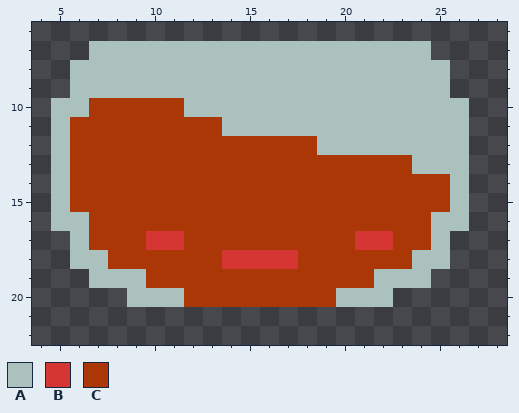
Edited in one commit: pixel-art sprite (packages/nouns-img-permutator/assets/layer-3/head-wine.png). The picture above was drawn from the file before the commit.
The file is 32x32 pixels. Shown: x 4..28, y 6..22.
Palette (. is transparent): A #abc1be  B #d53633  C #ab3606
Pixels before, first column x 5:
 7 ..AAAAAAAAAAAAAAAAAA..
 8 .AAAAAAAAAAAAAAAAAAAA.
 9 .AAAAAAAAAAAAAAAAAAAA.
10 AACCCCCAAAAAAAAAAAAAAA
11 ACCCCCCCCAAAAAAAAAAAAA
12 ACCCCCCCCCCCCCAAAAAAAA
13 ACCCCCCCCCCCCCCCCCCAAA
14 ACCCCCCCCCCCCCCCCCCCCA
15 ACCCCCCCCCCCCCCCCCCCCA
16 AACCCCCCCCCCCCCCCCCCAA
17 .ACCCBBCCCCCCCCCBBCCA.
18 .AACCCCCCBBBBCCCCCCAA.
19 ..AAACCCCCCCCCCCCAAA..
20 ....AAACCCCCCCCAAA....
Now the later version:
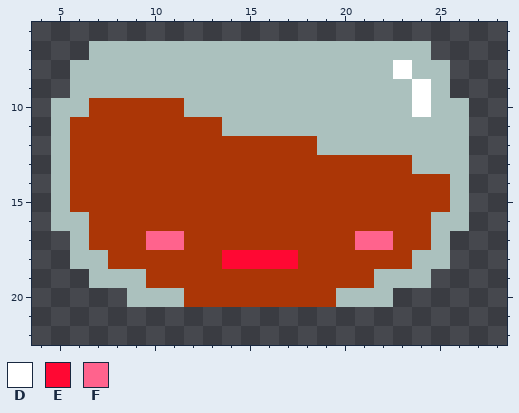
Colours new in this view: D #ffffff  E #ff0833  F #ff638d
Diff:
Changed rows in their new state; - is an unchanged pixel.
first column x 23:
 8 D-
 9 -D
10 -D
first column x 10:
17 FF---------FF
18 ----EEEE-----
Pixel boxes of the changes (left, top, right, bottom) in both pictures:
changed: (393, 60, 431, 117)
changed: (146, 231, 393, 269)
